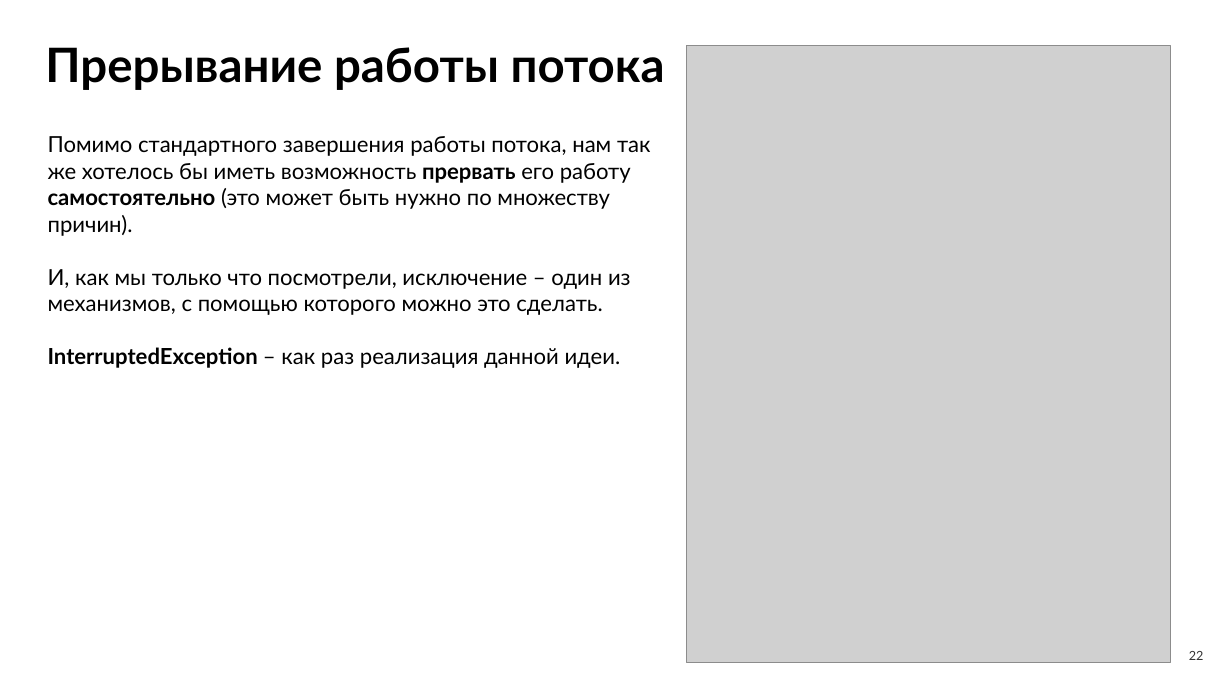
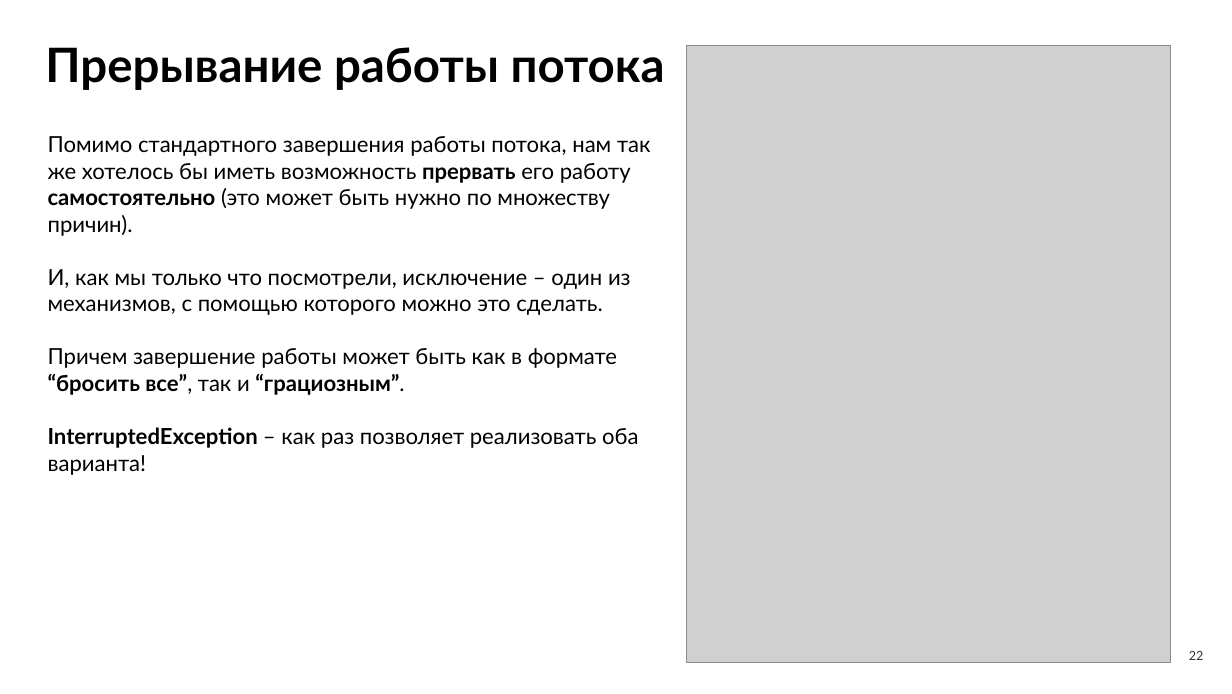
Before and after one commit to LilZaChill/market-pulse-ustinov, a slide deck: slide 22 of advanced/docs/seminar10/Семинар 10.pptx. Drawn at 1232x694 pixels with LibreOffice and Linux fonts; fonts in the diff are those of the drawing; grey boxes stand for pictures. Boxes give left, top, right and bottom in pixels: in the first picture for what was removed or moved away, otherwise in the second. Text is boxed around its words. In the diff, an @@ line names an element or a change of style, - is before the commit and + after.

```diff
--- a/advanced/docs/seminar10/Семинар 10.pptx
+++ b/advanced/docs/seminar10/Семинар 10.pptx
@@ text at <box>48,348,638,448</box>: text changed @@
-InterruptedException – как раз реализация данной идеи.
+Причем завершение работы может быть как в формате “бросить все”, так и “грациозным”.
+InterruptedException – как раз позволяет реализовать оба варианта!
```
Also in this commit, not shown: 2 other slides changed.
